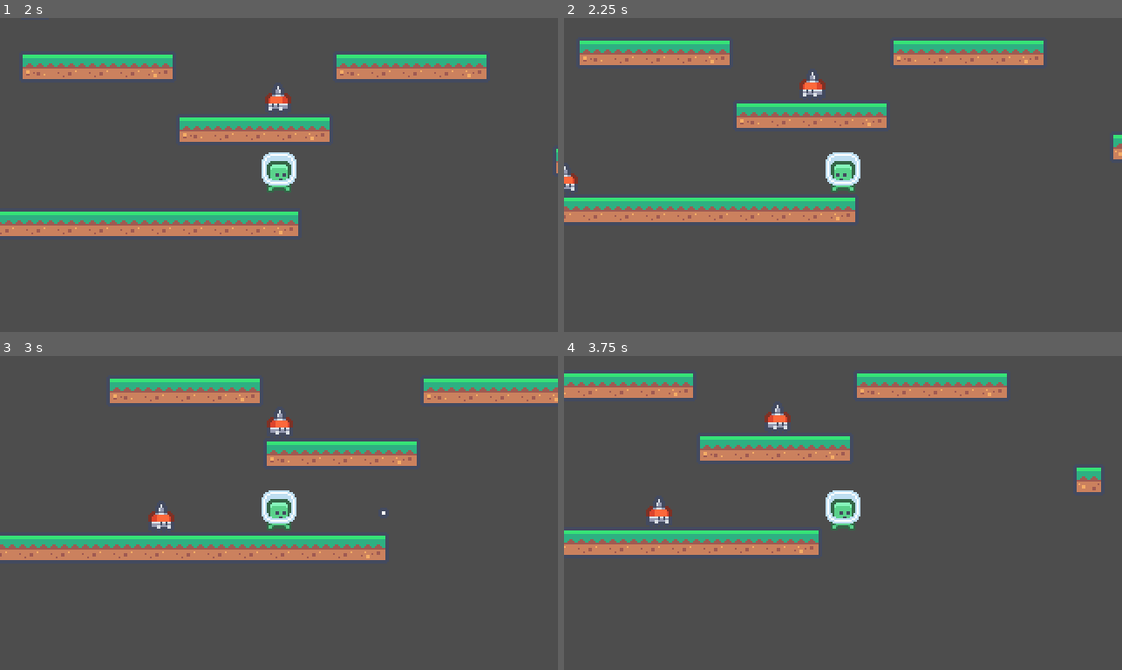
Above: before the commit, frames 1-4 (two rows, left to right).
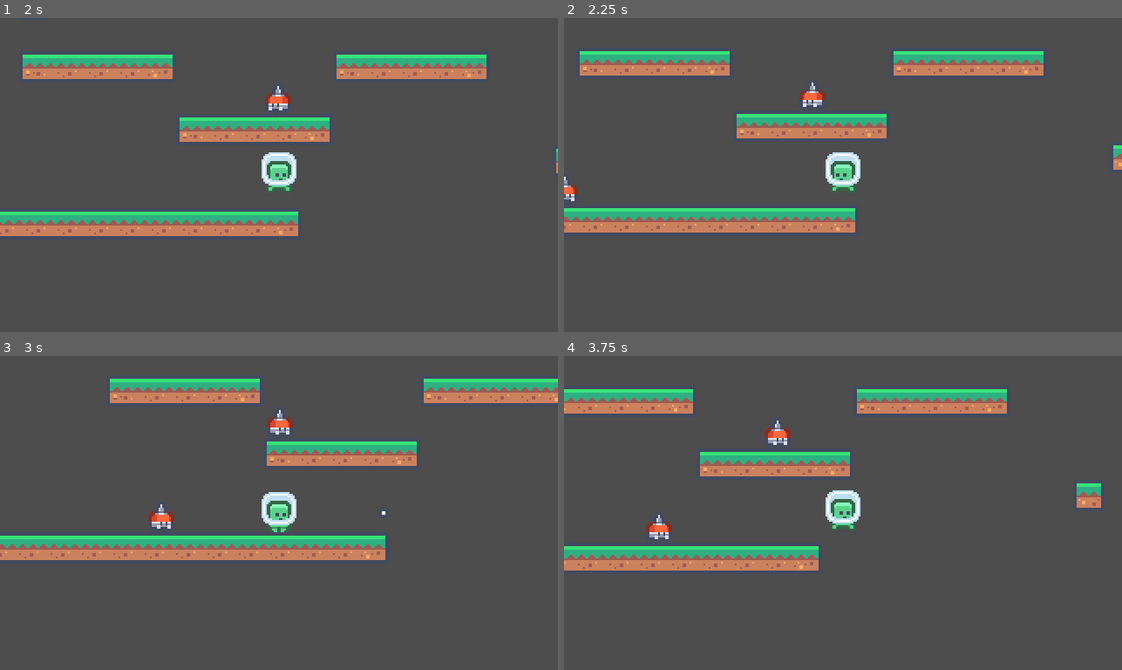
Above: after the commit, the same moments.

Repository: vard0han/pengu
Game: Godot game, scene res://scenes/levels/placeholder.tscn
Same seed, same stepped clock (60 frames per second), same inputs: the game is played once before the commit and once after it.
Inputs (mouse positions are in pixels of both pictures, inside the frame that each line leads up to):
- Up to frame 1 (2 s): move the mouse to (401, 159) at 0.52 s; hold W (jump) 0.53-1.28 s; hold D (move_right) from 0.53 s (still down); move the mouse to (167, 190) at 1.27 s; click (167, 190) at 1.35 s; tap W (jump) at 1.52, 1.55, 1.82 s
- Up to frame 2 (2.25 s): move the mouse to (898, 105) at 2.02 s; release D (move_right) at 2.03 s; hold A (move_left) from 2.03 s (still down); hold W (jump) from 2.03 s (still down)
- Up to frame 3 (3 s): move the mouse to (251, 575) at 2.77 s; release A (move_left) at 2.78 s; release W (jump) at 2.78 s; hold D (move_right) from 2.78 s (still down); click (251, 575) at 2.85 s
- Up to frame 4 (3.75 s): keep holding D (move_right); tap W (jump) at 3.02, 3.05, 3.32 s; move the mouse to (1010, 560) at 3.52 s; hold W (jump) from 3.53 s (still down)

Frame 1 is identical in both runs. In frame 2, 15% of the frame differs, in the area x 0-100%, y 7-69%; in frame 3, 0.4%; in frame 4, 17%, in the area x 0-97%, y 5-69%.

Commit message:
[Player] added coyote time and jump buffer

Diff:
--- a/scenes/player/player.gd
+++ b/scenes/player/player.gd
@@ -12,10 +12,24 @@
 @export var jump_cut_multiplier : float = 0.4
 @export var max_fall_speed : float = 800.0
 
+var coyote_timer: float = 0.0
+var jump_buffer_timer: float = 0.0
+
+@export var coyote_time: float = 0.1
+@export var jump_buffer_time: float = 0.1
+
 @onready var anim_player : AnimationPlayer = $AnimationPlayer
 @onready var sprite : Sprite2D = $Sprite2D
 
 @onready var card_inventory: CardInventory = $CardInventory
 
+func _physics_process(delta: float) -> void:
+	coyote_timer = maxf(coyote_timer - delta, 0.0)
+	jump_buffer_timer = maxf(jump_buffer_timer - delta, 0.0)
+
+func _unhandled_input(event) -> void:
+	if event.is_action_pressed("jump"):
+		jump_buffer_timer = jump_buffer_time
+
 func collect_card(card: CardData) -> void:
 	card_inventory.add_card(card)
--- a/scenes/player/states/fall.gd
+++ b/scenes/player/states/fall.gd
@@ -3,6 +3,7 @@
 
 func enter() -> void:
 	super()
+
 	player.anim_player.play("air")
 
 func process_physics(delta: float) -> void:
@@ -16,12 +17,20 @@
 	# -------------TRANSITION LOGIC-------------
 
 	var on_floor := player.is_on_floor()
-	var direction : float = Input.get_axis("move_left", "move_right")
 
-	if on_floor and absf(player.velocity.x) < 0.1:
-		state_machine.transition_to("Idle")
+	if on_floor:
+		if player.jump_buffer_timer > 0.0:
+			player.jump_buffer_timer = 0.0
+			state_machine.transition_to("Jump")
+			return
+		if absf(player.velocity.x) < 0.1:
+			state_machine.transition_to("Idle")
+			return
+		else:
+			state_machine.transition_to("Run")
+			return
+
+	if Input.is_action_just_pressed("jump") and player.coyote_timer > 0.0:
+		player.coyote_timer = 0.0
+		state_machine.transition_to("Jump")
 		return
-
-	if on_floor and direction != 0:
-		state_machine.transition_to("Run")
-		return
--- a/scenes/player/states/idle.gd
+++ b/scenes/player/states/idle.gd
@@ -22,6 +22,8 @@
 		return
 
 	if not on_floor and player.velocity.y > 0:
+		# before transitioning to fall, start the coyote timer
+		player.coyote_timer = player.coyote_time
 		state_machine.transition_to("Fall")
 		return
 
--- a/scenes/player/states/run.gd
+++ b/scenes/player/states/run.gd
@@ -24,6 +24,8 @@
 
 	# no velocity check needed, can only go down from running
 	if not on_floor:
+		# before transitioning to fall, start the coyote timer
+		player.coyote_timer = player.coyote_time
 		state_machine.transition_to("Fall")
 		return
 
